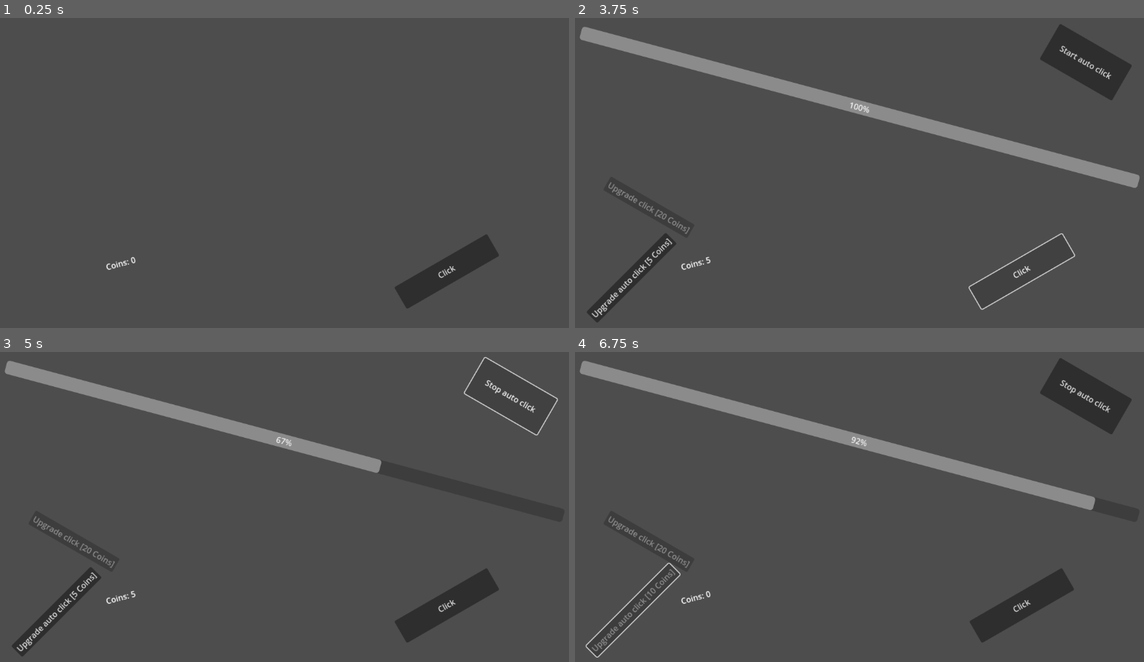
Above: before the commit, frames 1-4 (two rows, left to right).
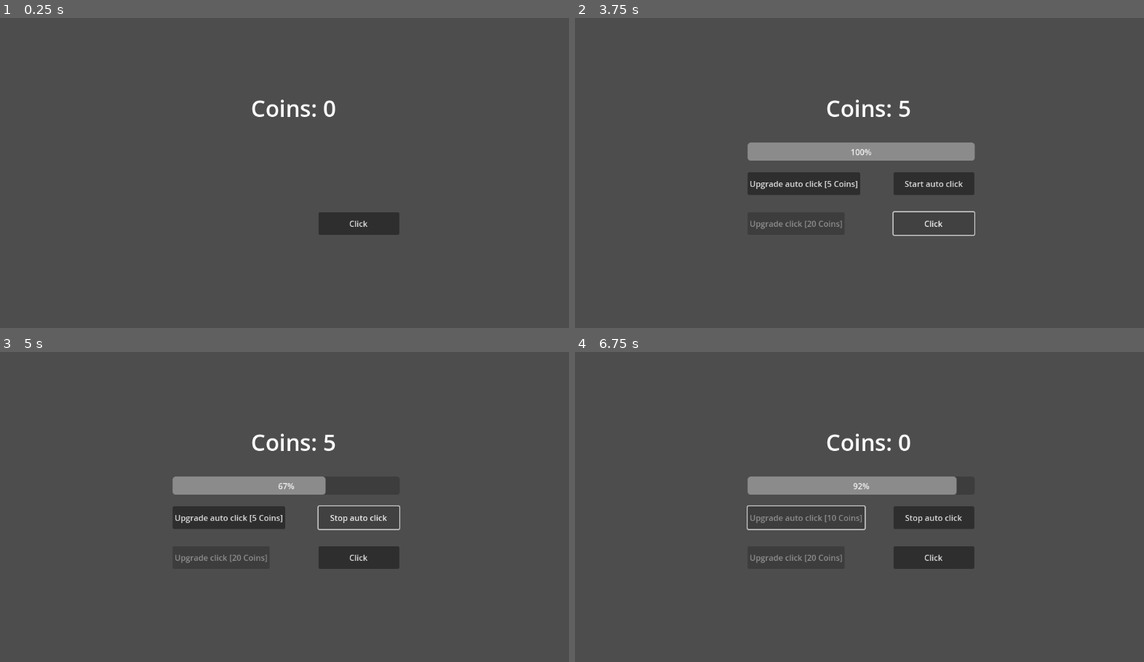
Above: after the commit, the same moments.

Repository: gcalarcao/the-drim
Game: Godot game, scene res://main.tscn
The game is run twice, just before and just after one commit, with the same random seed, the same clock (stepped at 60 frames per second) and the same inputs.
Inputs:
- Up to frame 1 (0.25 s): no input
- Up to frame 2 (3.75 s): click "Click" at 0.5 s; click "Click" at 1.25 s; click "Click" at 2 s; tap Enter at 2.75 s; tap Space at 3.5 s
- Up to frame 3 (5 s): click "Start auto click" at 4.25 s
- Up to frame 4 (6.75 s): click "Stop auto click" at 5 s; click "Start auto click" at 5.75 s; click "Upgrade auto click [5 Coins]" at 6.5 s

The runs differ from the first frame. In frame 1, 2.9% of the frame differs, in the area x 18-88%, y 26-94%; in frame 2, 13%, in the area x 0-100%, y 2-99%; in frame 3, 10%; in frame 4, 13%.

Commit message:
layout fix

Diff:
--- a/main.gd
+++ b/main.gd
@@ -23,7 +23,7 @@
 	progress_bar.min_value = 0
 
 func _process(_delta: float) -> void:
-	click_label.text = "Coins: %d" % [clickCount]
+	click_label.text = "[font_size=45]" + "Coins: %d" % [clickCount]
 	progress_bar.value = timer.wait_time - timer.time_left
 	if clickCount >= 5:
 		progress_bar.visible = true
--- a/main.tscn
+++ b/main.tscn
@@ -10,61 +10,91 @@
 anchors_preset = 0
 offset_right = 40.0
 offset_bottom = 40.0
+metadata/_edit_use_anchors_ = true
+
+[node name="ClickLabel" type="RichTextLabel" parent="UpperControl"]
+layout_mode = 1
+anchors_preset = -1
+anchor_left = -0.925
+anchor_right = -0.925
+offset_left = 550.0
+offset_top = 150.0
+offset_right = 750.0
+offset_bottom = 202.00003
+bbcode_enabled = true
+text = "[font_size=45]Coins:"
+scroll_active = false
+autowrap_mode = 0
+autowrap_trim_flags = 0
+metadata/_edit_use_anchors_ = true
 
 [node name="ClickCount" type="Button" parent="UpperControl"]
-layout_mode = 0
-offset_left = 797.0
-offset_top = 537.0
-offset_right = 1009.0
-offset_bottom = 587.0
-rotation = -0.5235988
+layout_mode = 1
+anchors_preset = -1
+anchor_left = 5.95
+anchor_top = 0.525
+anchor_right = 5.95
+anchor_bottom = 0.525
+offset_left = 409.0
+offset_top = 367.0
+offset_right = 569.0
+offset_bottom = 412.0
 text = "Click"
+metadata/_edit_use_anchors_ = true
 
 [node name="StartAutoClick" type="Button" parent="UpperControl"]
-layout_mode = 0
-offset_left = 977.0
-offset_top = 14.0
-offset_right = 1142.3275
-offset_bottom = 95.41858
-rotation = 0.5235988
+layout_mode = 1
+anchors_preset = -1
+anchor_left = -0.9
+anchor_top = 0.4
+anchor_right = -0.9
+anchor_bottom = 0.4
+offset_left = 683.0
+offset_top = 293.0
+offset_right = 843.0
+offset_bottom = 338.0
 text = "Start auto click"
+metadata/_edit_use_anchors_ = true
 
 [node name="UpgradeAutoClick" type="Button" parent="UpperControl"]
-layout_mode = 0
+layout_mode = 1
+anchors_preset = -1
+anchor_left = 8.0
+anchor_top = -6.925
+anchor_right = 8.0
+anchor_bottom = -6.925
 offset_left = 38.0
 offset_top = 586.0
 offset_right = 261.0
-offset_bottom = 617.0
-rotation = -0.7853982
+offset_bottom = 631.0
 text = "Upgrade auto click [5 Coins]"
+metadata/_edit_use_anchors_ = true
 
 [node name="UpgradeClick" type="Button" parent="UpperControl"]
-layout_mode = 0
+layout_mode = 1
+anchors_preset = -1
+anchor_left = 6.775
+anchor_top = 1.775
+anchor_right = 6.775
+anchor_bottom = 1.775
 offset_left = 87.0
 offset_top = 317.0
 offset_right = 279.0
-offset_bottom = 348.0
-rotation = 0.5235988
+offset_bottom = 362.0
 text = "Upgrade click [20 Coins]
 "
-
-[node name="ClickLabel" type="RichTextLabel" parent="UpperControl"]
-layout_mode = 0
-offset_left = 223.0
-offset_top = 485.99997
-offset_right = 813.0
-offset_bottom = 538.0
-rotation = -0.2617994
-bbcode_enabled = true
-text = "[font_size=32]Ammount:"
+metadata/_edit_use_anchors_ = true
 
 [node name="ProgressBar" type="ProgressBar" parent="UpperControl"]
-layout_mode = 0
-offset_left = 31.0
-offset_top = 19.0
-offset_right = 1174.7389
-offset_bottom = 46.0
-rotation = 0.2617994
+layout_mode = 1
+anchors_preset = -1
+anchor_left = -0.925
+anchor_right = -0.925
+offset_left = 395.0
+offset_top = 250.0
+offset_right = 845.0
+offset_bottom = 286.0
+metadata/_edit_use_anchors_ = true
 
 [node name="Timer" type="Timer" parent="UpperControl"]
 
